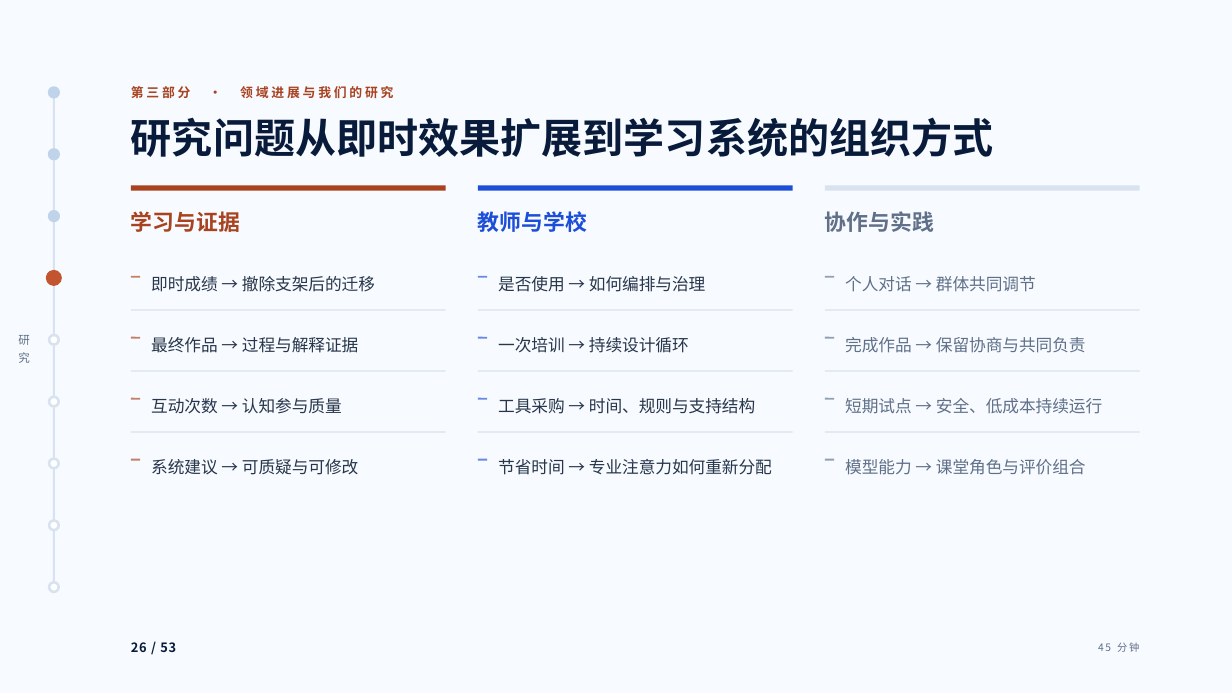
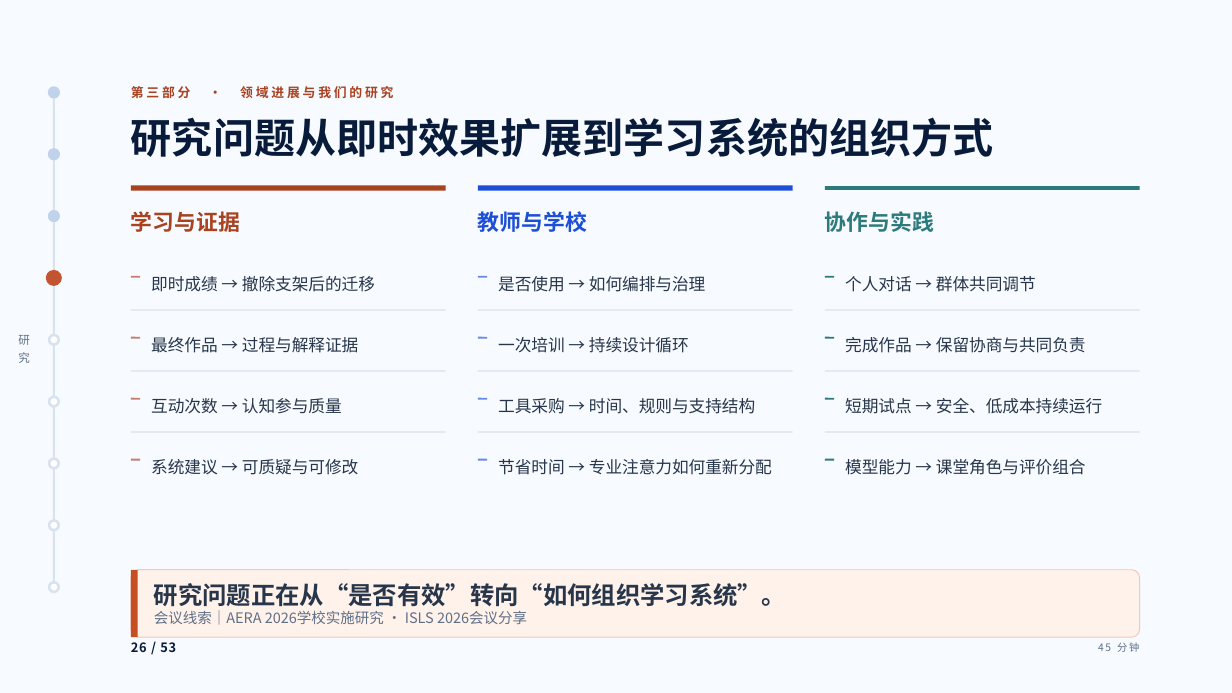
Before and after one commit to tonyxinvip/slides, a slide deck: slide 26 of student-ai-cognitive-division-2026/downloads/student-ai-cognitive-division-2026.pptx. Drawn at 1232x693 pixels with LibreOffice and Linux fonts; fonts in the diff are those of the drawing. Boxes give left, top, right and bottom in pixels: in the first picture for what was removed or moved away, otherwise in the second. Text is boxed around its words. In the diff, an @@ line names an element or a change of style, - is before the commit and + after.

```diff
--- a/student-ai-cognitive-division-2026/downloads/student-ai-cognitive-division-2026.pptx
+++ b/student-ai-cognitive-division-2026/downloads/student-ai-cognitive-division-2026.pptx
@@ text "协作与实践" at (825, 211, 934, 232): text colour #5F7088 to #2C7A7B @@
@@ line (825, 189) - (1140, 189): stroke #D9E2EF 4 pt to #2C7A7B 3 pt @@
@@ line (825, 277) - (835, 277): stroke #5F7088 1.5 pt to #2C7A7B 1.5 pt @@
@@ line (825, 337) - (835, 337): stroke #5F7088 1.5 pt to #2C7A7B 1.5 pt @@
@@ line (825, 399) - (835, 399): stroke #5F7088 1.5 pt to #2C7A7B 1.5 pt @@
@@ text colour #5F7088 to #27364A in 4 elements at (845, 276, 1036, 292), (845, 337, 1086, 353), (845, 398, 1102, 414), (845, 459, 1086, 475) @@
@@ line (825, 459) - (835, 459): stroke #5F7088 1.5 pt to #2C7A7B 1.5 pt @@
@@ rounded rectangle added at (131, 570, 1141, 638), fill #FFF2EA, outline #F3C8B7 0.75 pt @@
@@ rectangle added at (131, 570, 138, 638), fill #C74E22 @@
@@ text added at (154, 583, 786, 624), 11.3 pt, text #5F7088 @@
+研究问题正在从“是否有效”转向“如何组织学习系统”。
+会议线索｜AERA 2026学校实施研究 · ISLS 2026会议分享
```
Also in this commit, not shown: 25 other slides changed, 57 other files.
